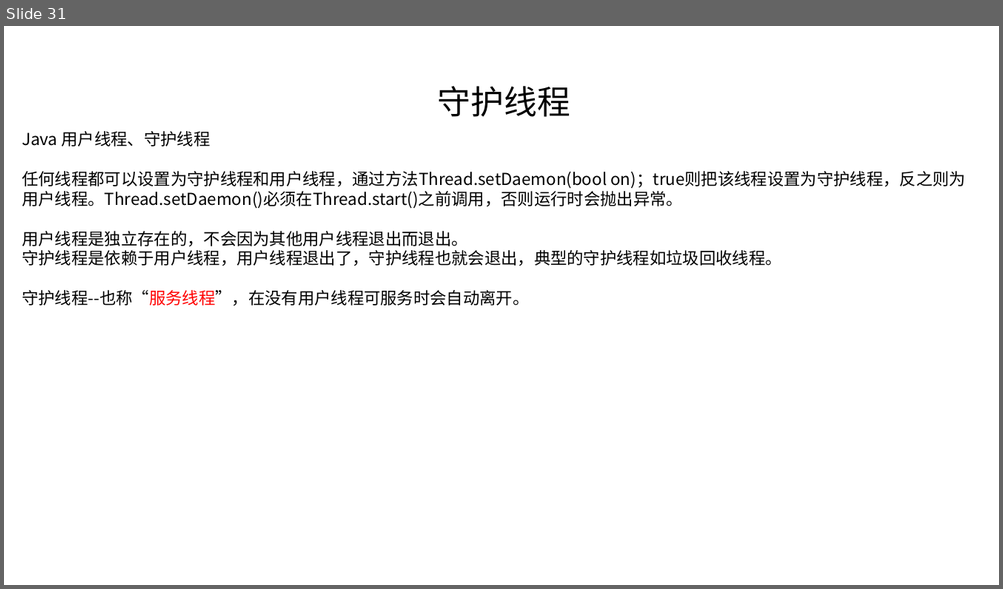
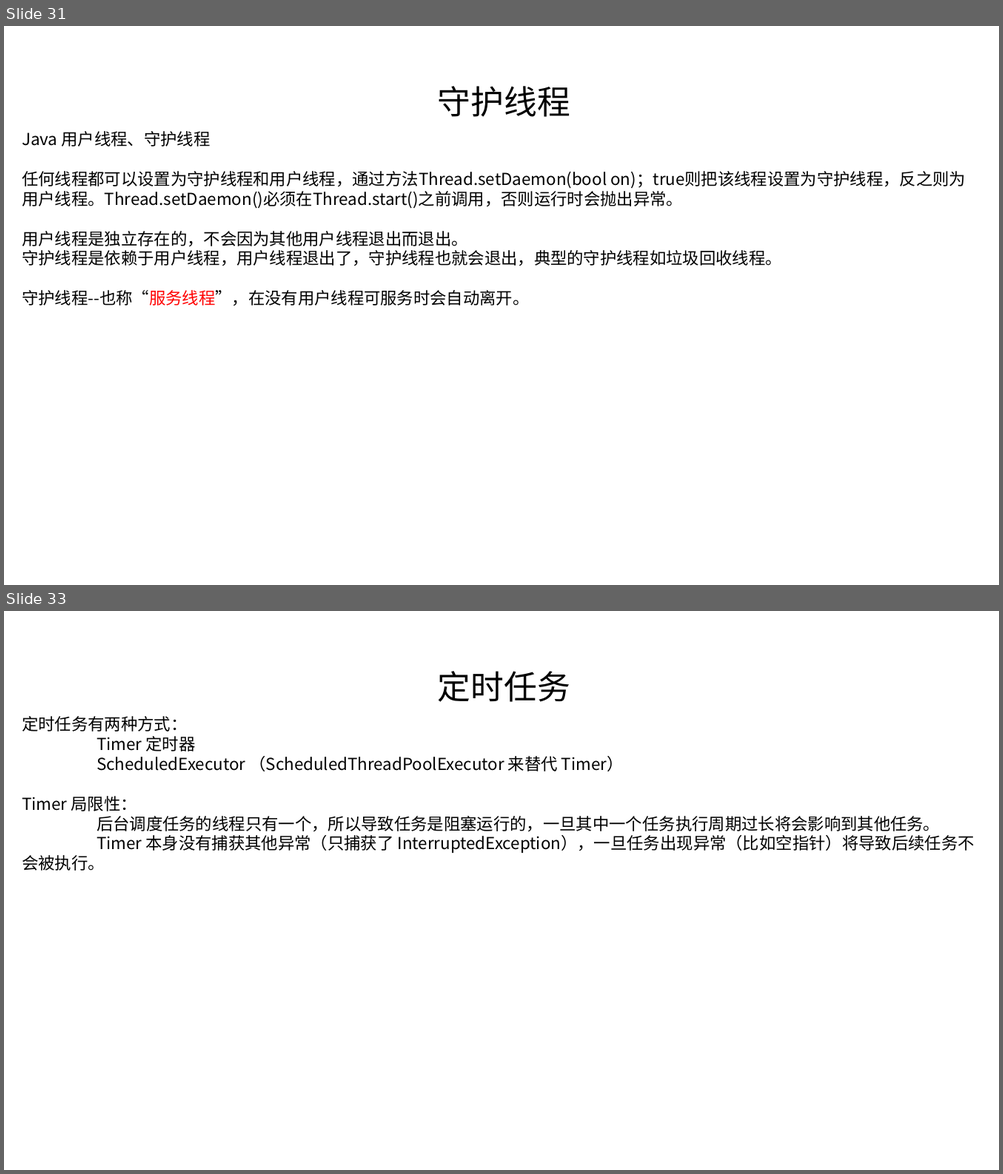
Before and after one commit to linkknown/PPT, a slide deck: 基础PPT/第10章：Java并发基础.pptx. Shown one above the other, each under a label of ours: slide 31 before the commit, slides 31 and 33 after it; the slides between them are not shown. The pictures are 1003x589 and 1003x1174 pixels, drawn with LibreOffice and Linux fonts; fonts in the diff are those of the drawing; background and template pictures are left out. Boxes give left, top, right and bottom in pixels: in the first picture for what was removed or moved away, otherwise in the second. Text is boxed around its words. In the diff, an @@ line names an element or a change of style, - is before the commit and + after.

```diff
--- a/基础PPT/第10章：Java并发基础.pptx
+++ b/基础PPT/第10章：Java并发基础.pptx
@@ slide 33 added at [4,611,999,1170], background picture (left out) @@
@@ text added at [438,671,570,702], 32 pt, text #000000 @@
+定时任务
@@ text added at [22,716,973,871], 16 pt, text #000000 @@
+定时任务有两种方式：
+Timer 定时器
+ScheduledExecutor （ScheduledThreadPoolExecutor 来替代 Timer）
+Timer 局限性：
+后台调度任务的线程只有一个，所以导致任务是阻塞运行的，一旦其中一个任务执行周期过长将会影响到其他任务。
+Timer 本身没有捕获其他异常（只捕获了 InterruptedException），一旦任务出现异常（比如空指针）将导致后续任务不会被执行。
```
Also in this commit, not shown: 1 other slide added.
